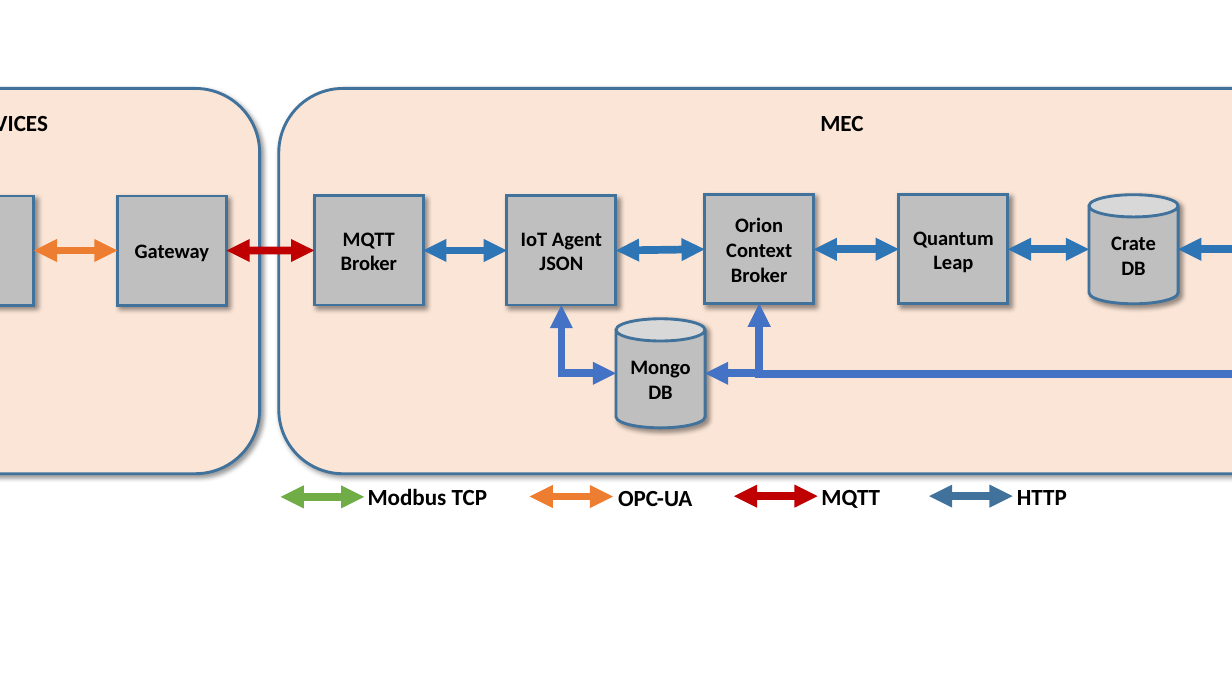
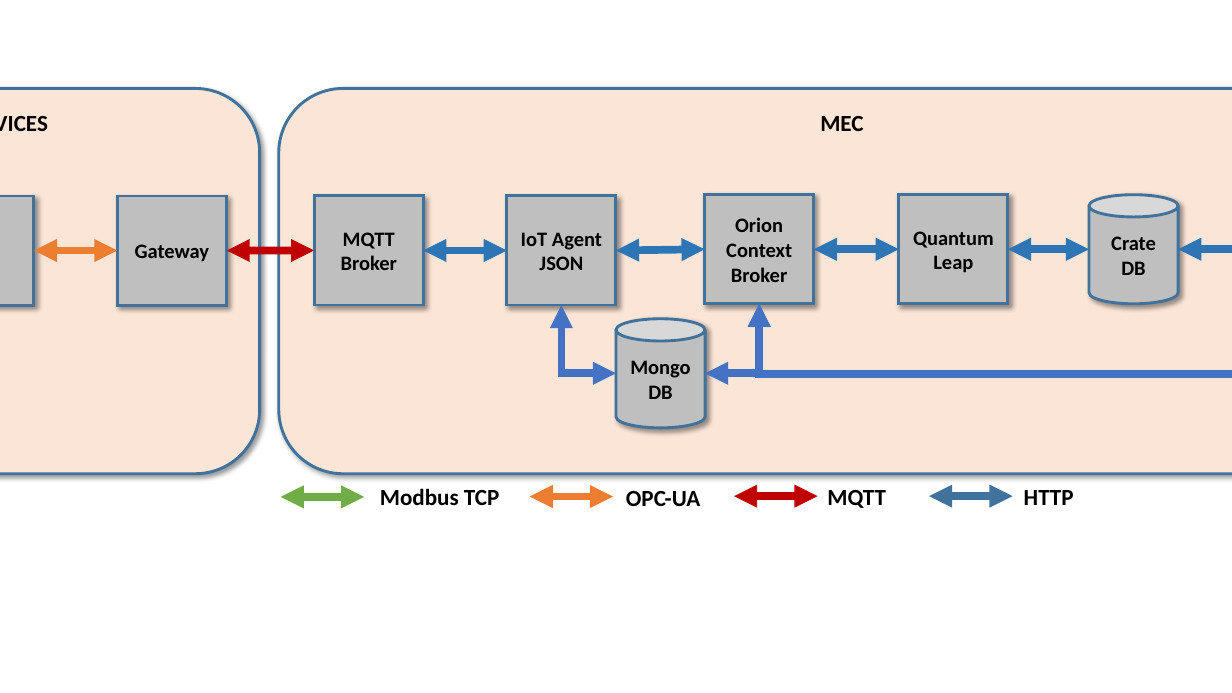
Before and after one commit to sfl0r3nz05/PerformanceRoboticsFiware, a slide deck: slide 1 of documentation/images/PerformanceFlow.pptx. Drawn at 1232x693 pixels with LibreOffice and Linux fonts; fonts in the diff are those of the drawing. Boxes give left, top, right and bottom in pixels: in the first picture for what was removed or moved away, otherwise in the second. Text is boxed around its words. In the diff, an @@ line names an element or a change of style, - is before the commit and + after.

```diff
--- a/documentation/images/PerformanceFlow.pptx
+++ b/documentation/images/PerformanceFlow.pptx
@@ text "Modbus TCP": place and size @@
-text "Modbus TCP" at [368,488,487,505]
+text "Modbus TCP" at [380,488,499,505]
@@ text "OPC-UA": place and size @@
-text "OPC-UA" at [618,491,692,506]
+text "OPC-UA" at [626,491,700,506]
@@ text "MQTT": place and size @@
-text "MQTT" at [821,490,880,508]
+text "MQTT" at [827,490,886,508]
@@ text "HTTP": place and size @@
-text "HTTP" at [1017,490,1067,505]
+text "HTTP" at [1024,490,1074,505]
```
Also in this commit, not shown: 1 other file.
